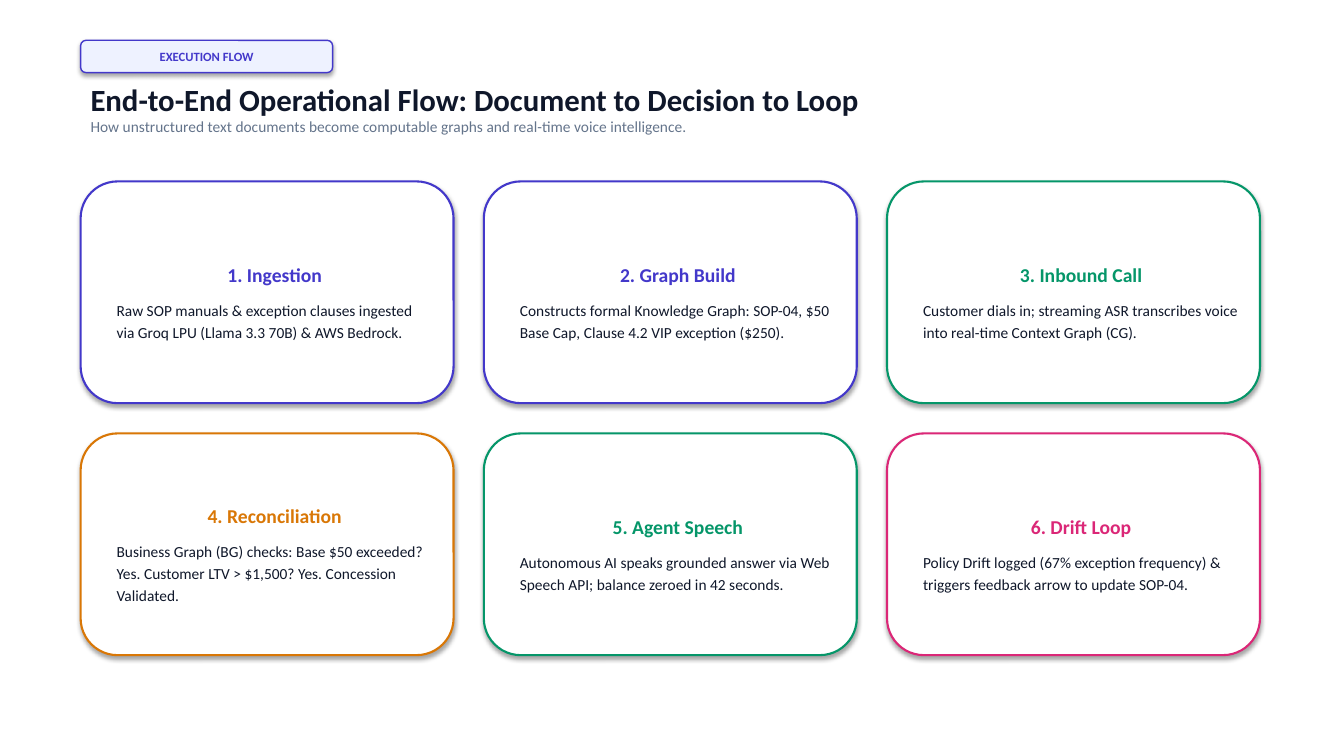
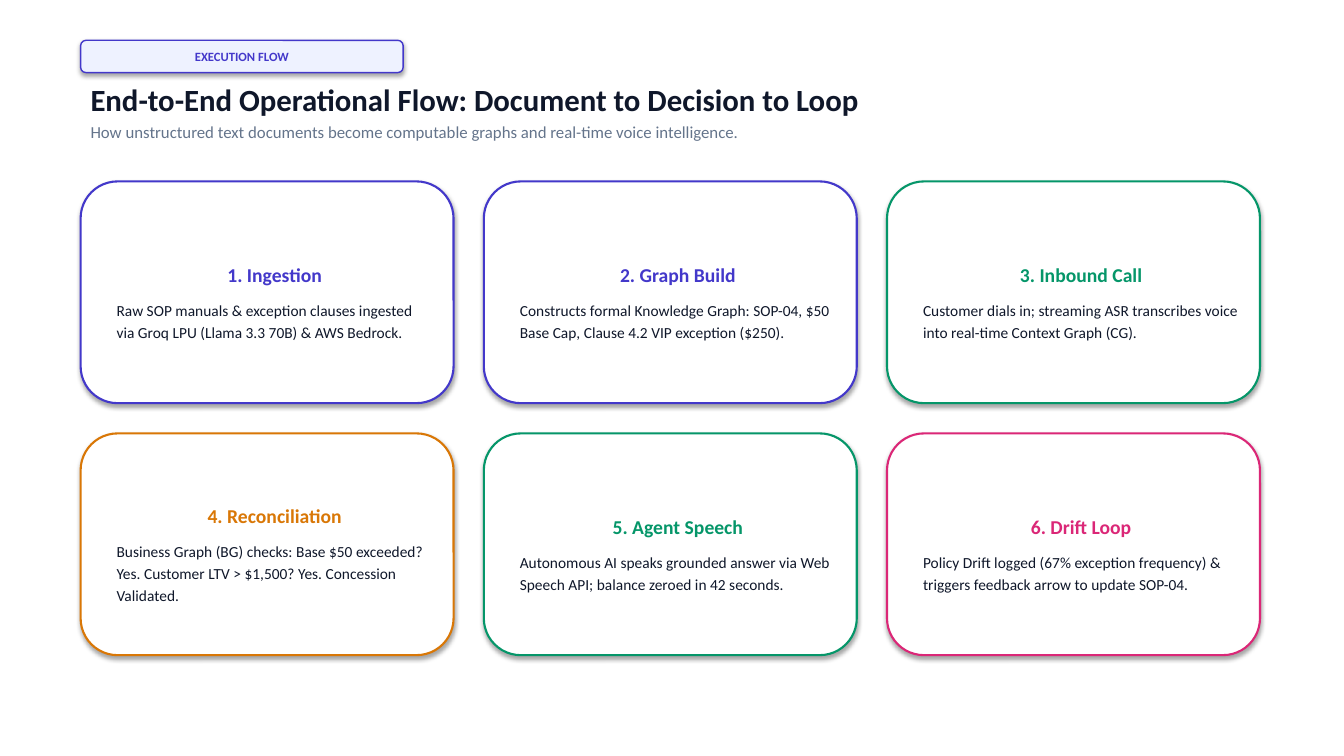
Before and after one commit to cosmosanalytics/uat-copilot-local, a slide deck: slide 4 of Call_Center_AI_Voice_Agents_Presentation.pptx. Drawn at 1344x756 pixels with LibreOffice and Linux fonts; fonts in the diff are those of the drawing. Boxes give left, top, right and bottom in pixels: in the first picture for what was removed or moved away, otherwise in the second. Text is boxed around its words. In the diff, an @@ line names an element or a change of style, - is before the commit and + after.

```diff
--- a/Call_Center_AI_Voice_Agents_Presentation.pptx
+++ b/Call_Center_AI_Voice_Agents_Presentation.pptx
@@ rounded rectangle "EXECUTION FLOW": place and size @@
-rounded rectangle "EXECUTION FLOW" at bbox=[81, 40, 333, 73]
+rounded rectangle "EXECUTION FLOW" at bbox=[81, 40, 403, 73]
@@ text at bbox=[91, 126, 738, 141]: size 11 to 12 pt in "How unstructured text documents become computable graphs ..."; more space between paragraphs @@
```
Also in this commit, not shown: 5 other slides changed, 3 slides added, 3 slides removed, 8 other files.
